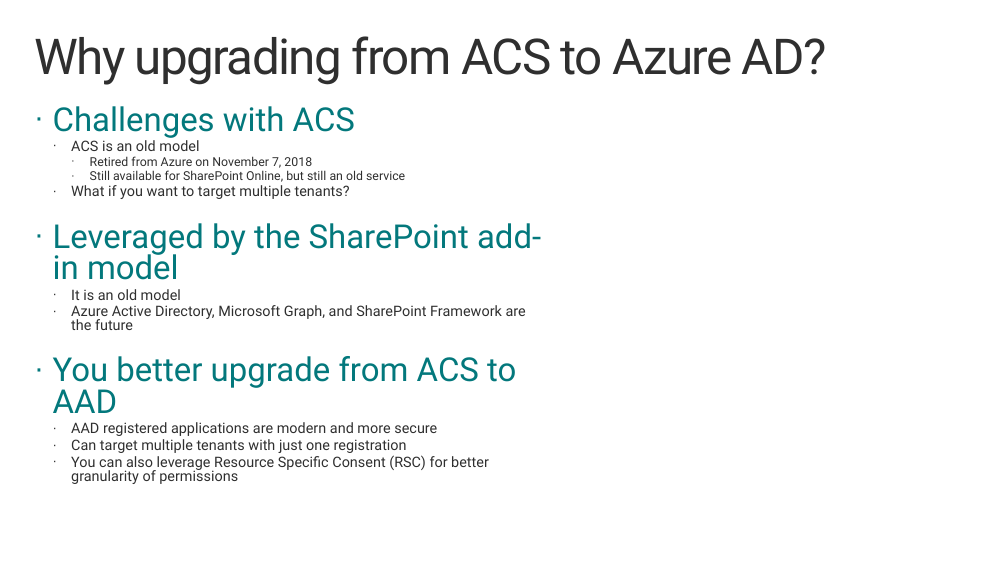
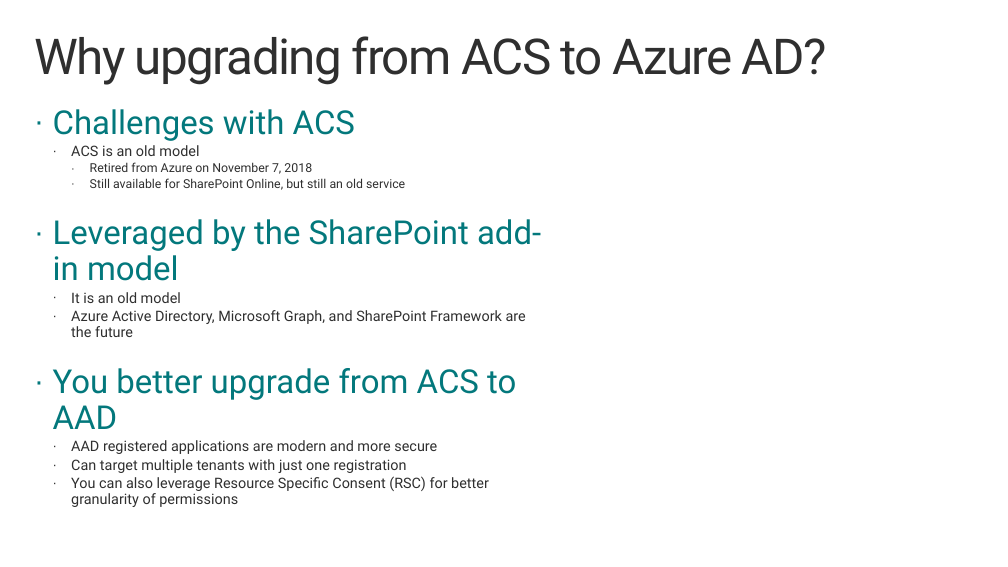
Before and after one commit to pnp/addin-transformation-guidance, a slide deck: slide 3 of presentations/From-ACS-to-AAD-apps.pptx. Drawn at 1008x567 pixels with LibreOffice and Linux fonts; fonts in the diff are those of the drawing; background and template pictures are left out. Boxes give left, top, right and bottom in pixels: in the first picture for what was removed or moved away, otherwise in the second. Text is boxed around its words. In the diff, an @@ line names an element or a change of style, - is before the commit and + after.

```diff
--- a/presentations/From-ACS-to-AAD-apps.pptx
+++ b/presentations/From-ACS-to-AAD-apps.pptx
@@ text "Challenges with ACS" at box(53, 109, 541, 507): line spacing 0.8 to 0.9 @@
@@ text at box(71, 185, 350, 199): paragraph removed @@
-  · What if you want to target multiple tenants?
```
Also in this commit, not shown: 3 other files.
